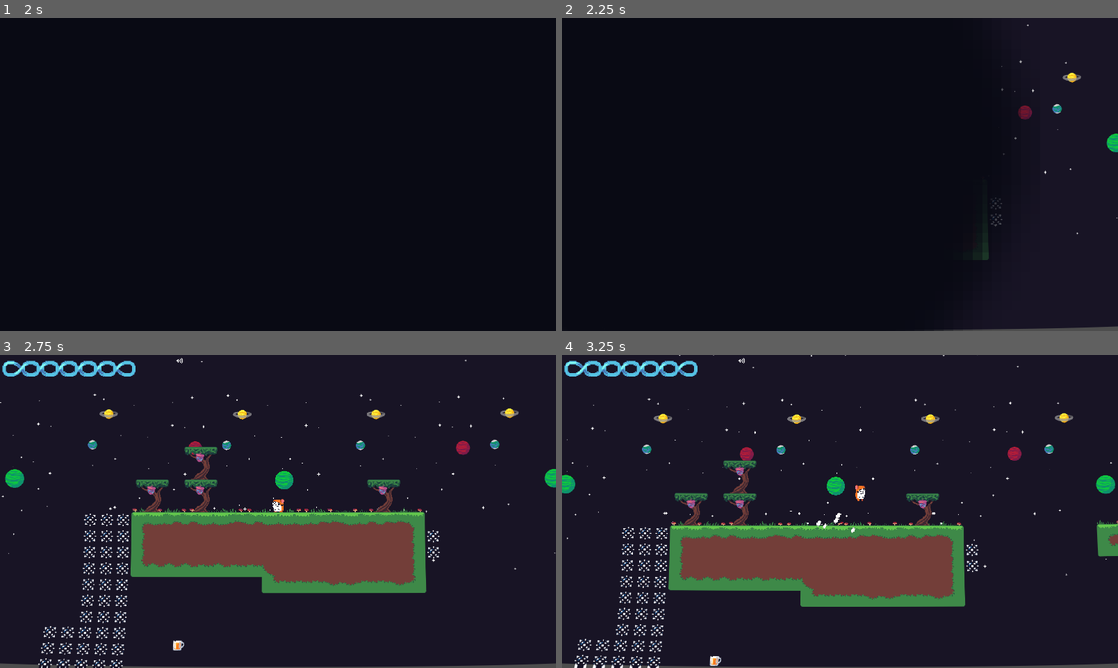
Above: before the commit, frames 1-4 (two rows, left to right).
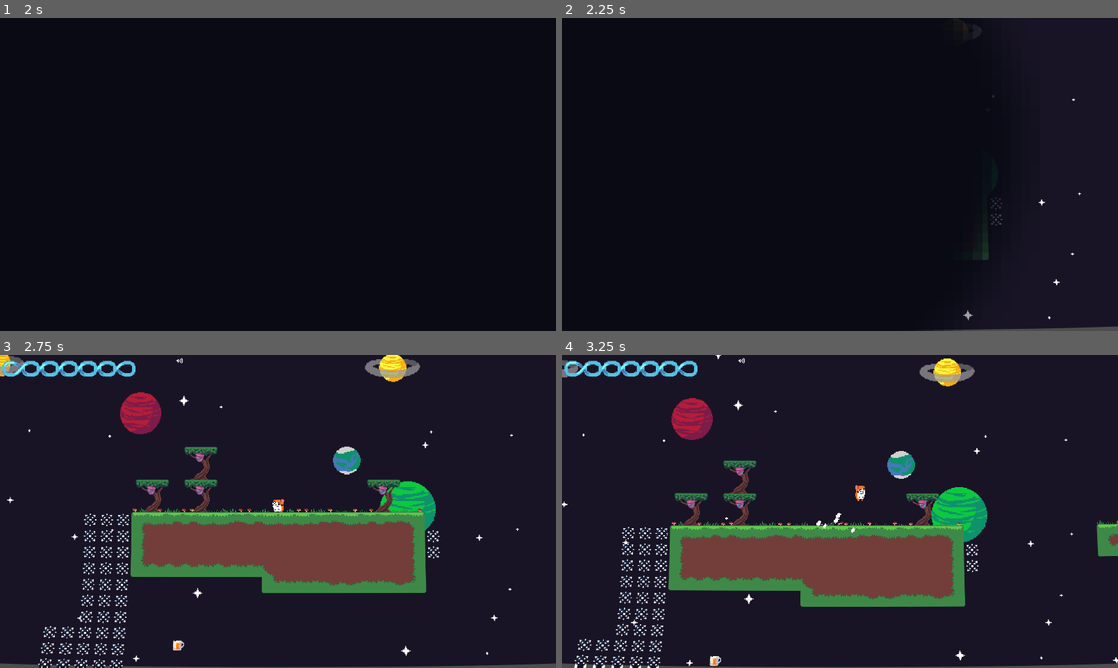
Above: after the commit, the same moments.

Repository: Codex112008/GMTK-2025-Game-Jam
Game: Godot game, scene res://Scenes/MainMenu.tscn
Two runs of this game, one before a commit and one after it. Both use one fixed random seed, a clock stepped at 60 frames per second and the inputs below. Sound files missing from this copy of the repository are replaced by a short silence.
Inputs (mouse positions are in pixels of both pictures, inside the frame that each line leads up to):
- Up to frame 1 (2 s): click (227, 302) at 0.5 s; click (227, 302) at 1.25 s
- Up to frame 2 (2.25 s): click (840, 174) at 2 s
- Up to frame 3 (2.75 s): no input
- Up to frame 4 (3.25 s): move the mouse to (962, 495) at 2.77 s; hold D (right) from 2.78 s (still down); tap Shift (dash) at 2.85 s; tap Space (jump) at 3.02 s

Frame 1 is identical in both runs. In frame 2, 0.4% of the frame differs, in the area x 72-100%, y 1-97%; in frame 3, 3.9%; in frame 4, 4.3%, in the area x 0-100%, y 0-100%.

Commit message:
Recentered planets

Diff:
--- a/Scenes/Game.tscn
+++ b/Scenes/Game.tscn
@@ -475,6 +475,7 @@
 
 [node name="Frontmost" type="Parallax2D" parent="ParallaxBackground"]
 z_index = 1
+scale = Vector2(3, 3)
 scroll_scale = Vector2(0.8, 0.8)
 repeat_size = Vector2(922.31, 0)
 repeat_times = 8
@@ -489,6 +490,7 @@
 texture = ExtResource("13_acvyw")
 
 [node name="Midground" type="Parallax2D" parent="ParallaxBackground"]
+scale = Vector2(3, 3)
 scroll_scale = Vector2(0.6, 0.6)
 repeat_size = Vector2(461.45, 0)
 repeat_times = 8
--- a/Scripts/PlayerController.gd
+++ b/Scripts/PlayerController.gd
@@ -266,7 +266,7 @@
 			nutted_trees.append(collidingTree)
 
 		if i_frame_timer.time_left == 0:
-			var colliding_tilemap : MainTliemap = get_slide_collision(i).get_collider() as MainTliemap
+			var colliding_tilemap : TileMapLayer = get_slide_collision(i).get_collider() as TileMapLayer
 			if colliding_tilemap != null:
 				var collision_point : Vector2 = get_slide_collision(i).get_position()
 				var tile_coords : Vector2i = colliding_tilemap.local_to_map(colliding_tilemap.to_local(collision_point))
